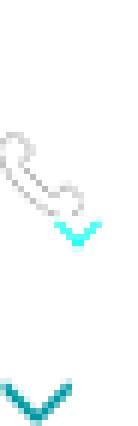
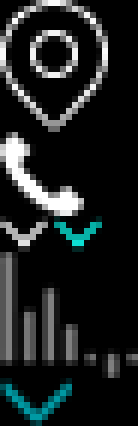
Two versions of the same layered image (138×426). Layer-by-layer changes:
showed "Фон" over left=0, top=0, right=138, bottom=426
